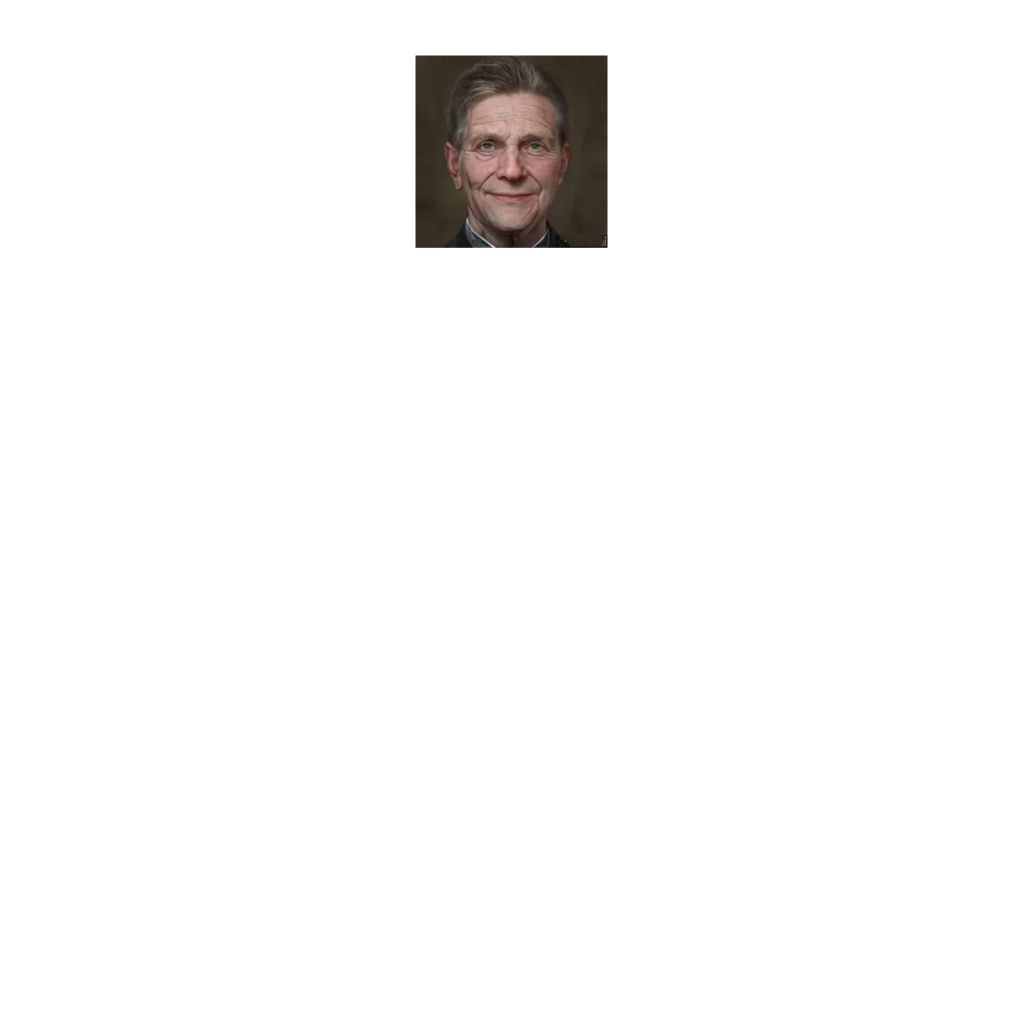
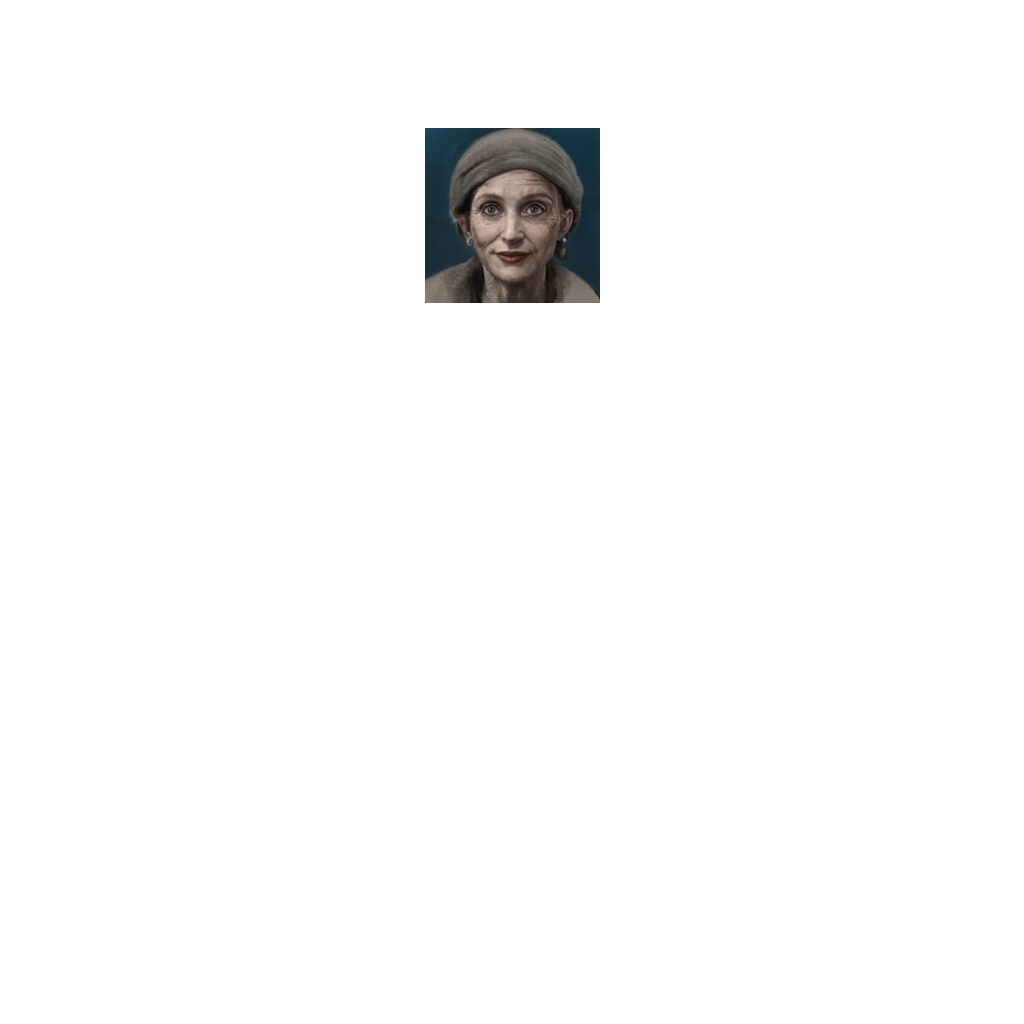
Layer changes from the first 1024px x 1024px image to the second:
added layer "psychic.png" above "butler.png #1" over [425, 128, 600, 303]
hid "butler.png #1", opacity 100% → 98% over [415, 55, 608, 248]
